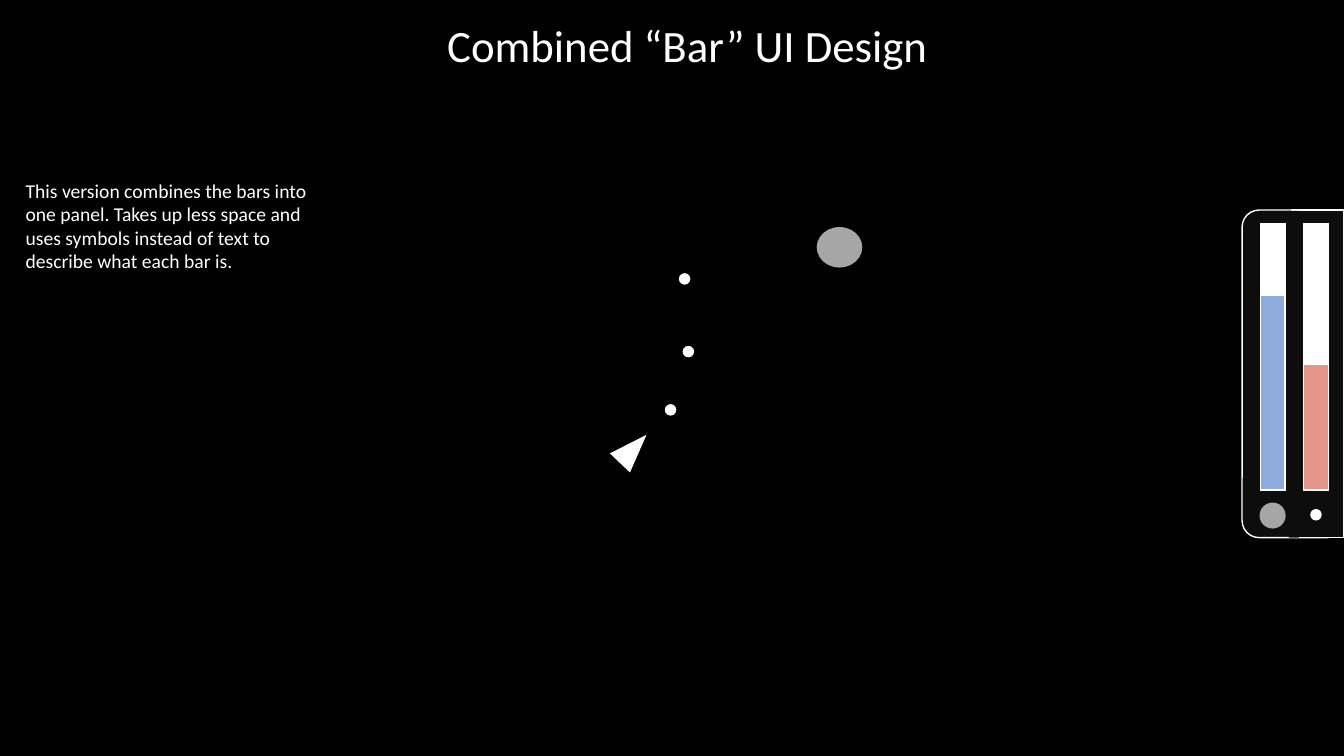
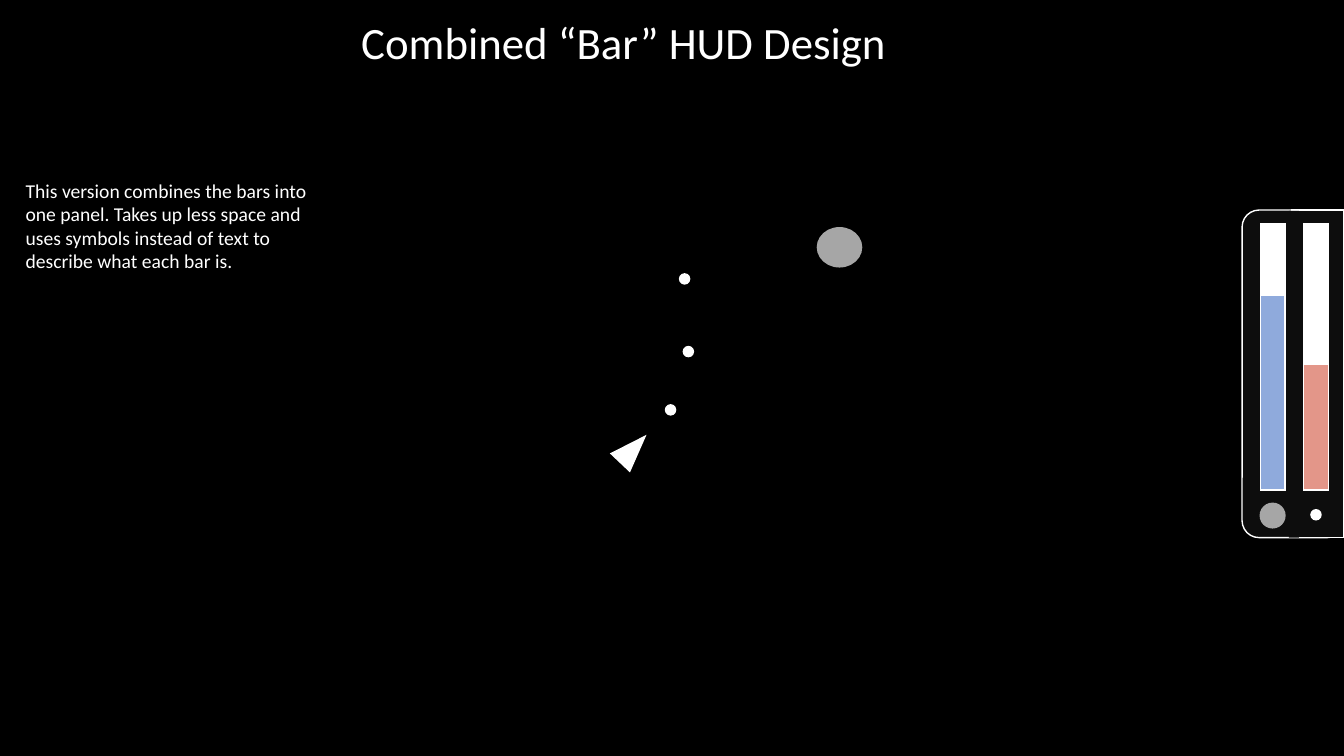
Before and after one commit to JumberlackCoding/ReverseAsteroids, a slide deck: slide 4 of GameDesignDocuments/GameDesignFigureMaker.pptx. Drawn at 1344x756 pixels with LibreOffice and Linux fonts; fonts in the diff are those of the drawing. Boxes give left, top, right and bottom in pixels: in the first picture for what was removed or moved away, otherwise in the second. Text is boxed around its words. In the diff, an @@ line names an element or a change of style, - is before the commit and + after.

Commit message:
Ship AI Design Doc Update

```diff
--- a/GameDesignDocuments/GameDesignFigureMaker.pptx
+++ b/GameDesignDocuments/GameDesignFigureMaker.pptx
@@ text at bbox=[361, 27, 885, 67]: text changed @@
-Combined “Bar” UI Design
+Combined “Bar” HUD Design
```
Also in this commit, not shown: 3 other slides changed, 3 slides added.
